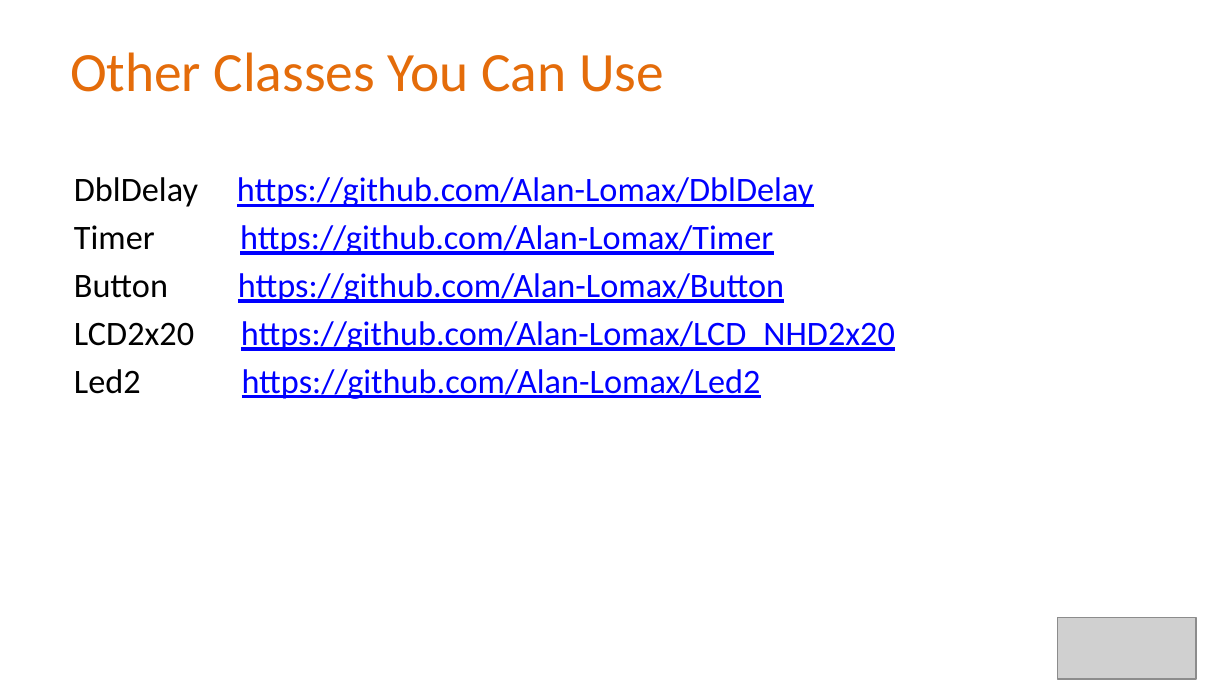
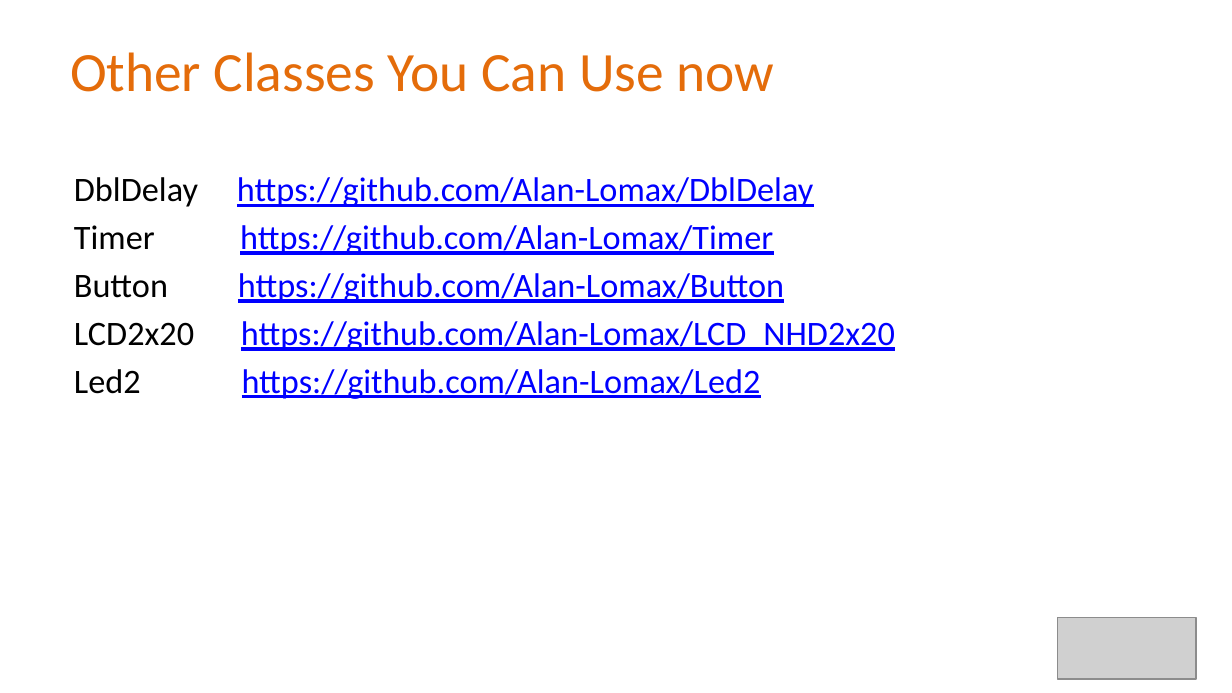
Before and after one commit to Alan-Lomax/MERG-SIG-Presentations, a slide deck: slide 26 of Introduction to Class Programming Part 2.pptx (slide 22 before the commit). Drawn at 1232x693 pixels with LibreOffice and Linux fonts; fonts in the diff are those of the drawing; grey boxes stand for pictures; background and template pictures are left out. Boxes give left, top, right and bottom in pixels: in the first picture for what was removed or moved away, otherwise in the second. Text is boxed around its words. In the diff, an @@ line names an element or a change of style, - is before the commit and + after.

```diff
--- a/Introduction to Class Programming Part 2.pptx
+++ b/Introduction to Class Programming Part 2.pptx
@@ title at [70, 52, 774, 92]: text changed @@
-Other Classes You Can Use
+Other Classes You Can Use now
```
Also in this commit, not shown: 12 other slides changed, 3 slides added, 1 other file.
